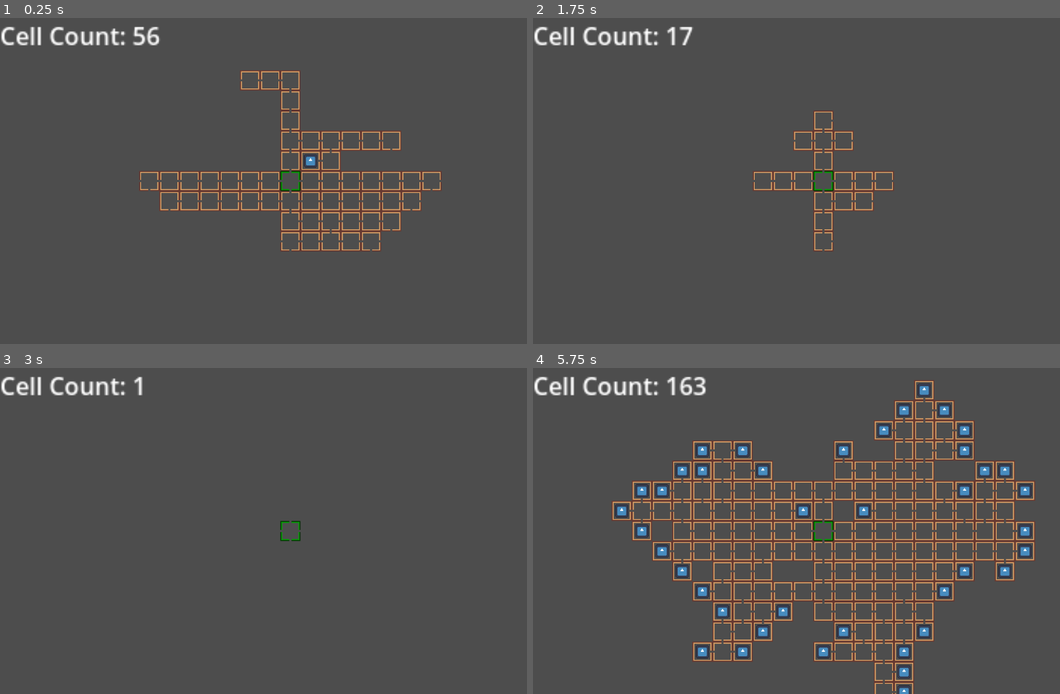
Above: before the commit, frames 1-4 (two rows, left to right).
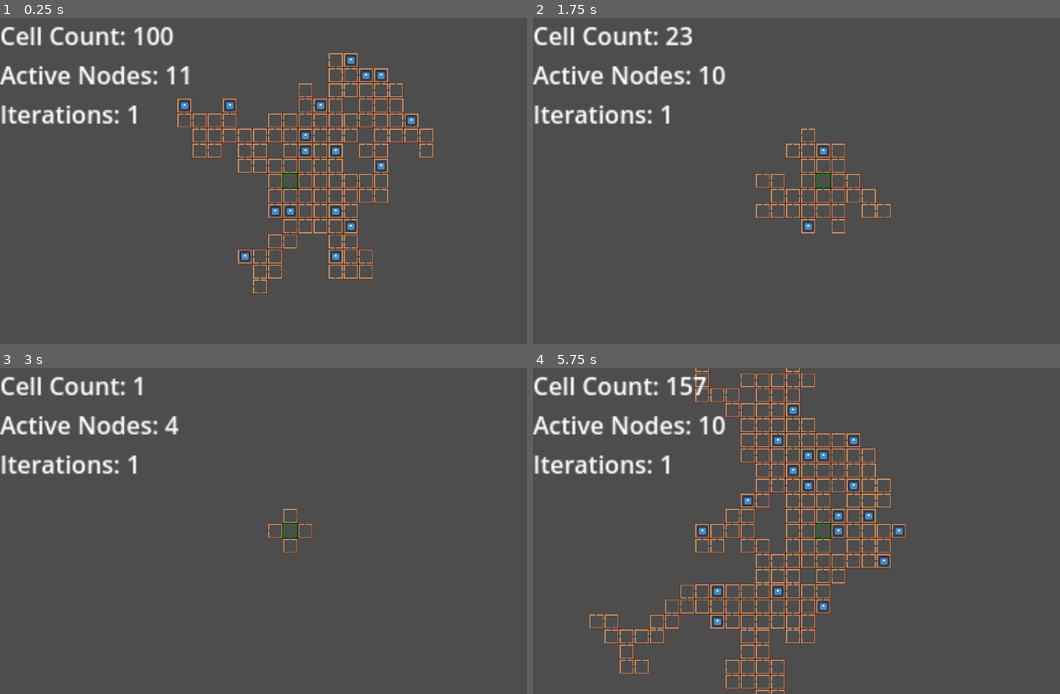
Above: after the commit, the same moments.

Repository: TreacherousDev/Cellular_Procedural_Generation
Game: Godot game, scene res://Scenes/map_generator.tscn
Same seed, same stepped clock (60 frames per second), same inputs: the game is played once before the commit and once after it. The engine's default icon, where the game draws it, is replaced by a stand-in: a white triangle on a blue panel in a dark square.
Inputs:
- Up to frame 1 (0.25 s): no input
- Up to frame 2 (1.75 s): tap Enter (ui_accept) at 0.5, 0.6, 0.77, 1.07, 1.35, 1.52 s
- Up to frame 3 (3 s): tap Enter (ui_accept) at 1.82, 2.1, 2.85 s
- Up to frame 4 (5.75 s): tap Enter (ui_accept) at 3.02, 3.32, 3.6, 3.77, 4.07, 4.35, 4.52, 4.82, 5.1 s

The runs differ from the first frame. In frame 1, 11% of the frame differs, in the area x 0-84%, y 2-85%; in frame 2, 4.4%; in frame 3, 2.0%; in frame 4, 24%, in the area x 0-96%, y 0-100%.
Error before the commit: Cannot call method 'queue_free' on a null value. (res://Code/map_generator.gd:18)
Error after the commit: Cannot call method 'queue_free' on a null value. (res://Code/map_generator.gd:33)

Commit message:
revised algorithm
creating more organic looking map shapes with the introduction and conditional testing of active nodes

Diff:
--- a/Code/cell_count.gd
+++ b/Code/cell_count.gd
@@ -1,8 +1,20 @@
 extends Label
 
 var count := 1
+var active := 1
+var active_display
+
+func _ready():
+	update_active()
+
+func update_active():
+	pass
+#	active_display = active
+#	await get_tree().create_timer(0.3).timeout
+#	update_active()
 
 # Called every frame. 'delta' is the elapsed time since the previous frame.
 func _physics_process(_delta):
 	count = get_tree().get_nodes_in_group("room").size()
-	text = "Cell Count: " + str(count)
+	active = get_tree().get_nodes_in_group("active").size()
+	text = "Cell Count: " + str(count) + "\nActive Nodes: " + str(active) + "\nIterations: " + str($"../..".iterations)
--- a/Code/map_generator.gd
+++ b/Code/map_generator.gd
@@ -8,10 +8,25 @@
 	add_child(newRoom)
 	newRoom.get_node("Sprite2D").modulate = Color(0,1,0)
 
+var active
+var is_zero : bool = false
+var countdown : float = 0.3
+var iterations : int = 1
+# Called every frame. 'delta' is the elapsed time since the previous frame.
+func _process(delta):
+	if Input.is_action_just_pressed("ui_accept"):
+		spawn_room()
 
-# Called every frame. 'delta' is the elapsed time since the previous frame.
-func _physics_process(_delta):
-	if Input.is_action_just_pressed("ui_accept"):
+	set_deferred("active", get_tree().get_nodes_in_group("active").size())
+	if active == 0:
+		countdown -= delta
+	else:
+		countdown = 0.3
+
+	if countdown < 0 and get_tree().get_nodes_in_group("room").size() > 270:
+		countdown = 0.3
+		iterations += 1
+		pass
 		spawn_room()
 
 func spawn_room():
--- a/Code/room_spawner.gd
+++ b/Code/room_spawner.gd
@@ -18,15 +18,13 @@
 
 #dictionary for room numbers, calculated by getting the sum of bit flags of the room. (updownleft = 1 + 2 + 4 = 7)
 @onready var room_values = {1: up, 2:left, 3:upleft, 4:down, 5:updown, 6:downleft, 7:updownleft, 8:right, 9:upright, 10:leftright, 11:upleftright, 12:downright, 13:updownright, 14:downleftright, 15:updownleftright}
-
 #bit flag for directions
 var direction_number : int
 
 #declare map size
-var max_cell_count :int = 150
+var max_cell_count :int = 300
 
 func _ready():
-	await get_tree().physics_frame
 	set_direction()
 	initiate_spawn_algorithm()
 
@@ -49,9 +47,12 @@
 
 #executes methods in order. this method is also called by a child when a spawning error occurs, reusing the code.
 func initiate_spawn_algorithm():
+	await get_tree().physics_frame
 	setup_variables()
 	detect_spawnable_areas()
-	spawn_rooms()
+	#entirely optional, but good for customization
+	manipulate_map()
+	call_deferred("spawn_rooms")
 
 #declare room variables
 var room
@@ -78,18 +79,14 @@
 	if $Right.is_colliding() == false:
 		spawnable_locations.append(8)
 	spawnable_locations.append(direction_number)
-
 	get_all_combinations(spawnable_locations)
 
-	#entirely optional, but good for customization
-	manipulate_map()
-
-	#remove closing rooms from list if other options are possible. this is to prevent the map from closing prematurely
-	if (spawnable_rooms.size() > 1):
-		spawnable_rooms.erase(1)
-		spawnable_rooms.erase(2)
-		spawnable_rooms.erase(4)
-		spawnable_rooms.erase(8)
+func delete_closer_rooms_from_set():
+	if spawnable_rooms.size() > 1:
+		spawnable_rooms.erase(up)
+		spawnable_rooms.erase(left)
+		spawnable_rooms.erase(down)
+		spawnable_rooms.erase(right)
 
 #MUST READ!!!
 #manipulate map generation with custom room pool, branch_depth can be used as a condition for more complex shaped maps
@@ -97,21 +94,26 @@
 #second number dictates how many times the value should be inserted (more times = better chance of spawning).
 #if you dont want any modifications, clear function body and replace it with pass instead
 func manipulate_map():
-	if get_parent().branch_depth < 6:
-		increase_spawn_frequency(5, 1)
-		increase_spawn_frequency(10, 80)
-	if get_parent().branch_depth > 6 and get_parent().branch_depth < 10:
-		increase_spawn_frequency(7, 4)
-		increase_spawn_frequency(11, 9)
-		increase_spawn_frequency(13, 2)
-		increase_spawn_frequency(14, 4)
+	pass
+	#EDITABLE PORTION
+	#USE THIS TO MODIFY SPAWN CONDITIONS
 
-#increases the pick chance of a certain room by putting more of it in the selection pool
-func increase_spawn_frequency(room_type: int, frequency: int):
+	add_room_to_pool(upleft, 3)
+	add_room_to_pool(upright, 3)
+	add_room_to_pool(downleft, 3)
+	add_room_to_pool(downright, 3)
+
+
+
+#methods to add or delete rooms from selection pool
+func add_room_to_pool(room_type: PackedScene, frequency: int):
 	if (spawnable_rooms.has(room_type)):
 		while (frequency > 0):
 			spawnable_rooms.append(room_type)
 			frequency -= 1
+func delete_room_from_pool(room_type: PackedScene):
+	if (spawnable_rooms.size() > 1):
+		spawnable_rooms.erase(room_type)
 
 #returns an array of all possible spawnable rooms given the preconditions
 func get_all_combinations(spawn_locs):
@@ -121,12 +123,11 @@
 #defines the loop that iterates through possible spawnable rooms
 func generate_combinations(spawn_locs, current_combination, index, result):
 	if index == spawn_locs.size():
-		if current_combination.size() > 0:
-			var group_sum = 0
-			if current_combination.has(direction_number):
-				for num in current_combination:
-					group_sum += num
-				spawnable_rooms.append(group_sum)
+		if current_combination.has(direction_number):
+			var sum = 0
+			for num in current_combination:
+				sum += num
+			spawnable_rooms.append(room_values[sum])
 		return
 
 	# Include current element in the combination
@@ -136,47 +137,52 @@
 	generate_combinations(spawn_locs, current_combination, index + 1, result)
 
 #rng for random selection
-#has_spawned flag to prevent the object from spawning another room after it has already done so (see on_area_entered)
 var rng = RandomNumberGenerator.new()
-var has_spawned = false
 
 func spawn_rooms():
-	has_spawned = false
-	#1 physics frame is fastest possible time between iterations. Use a timer instead if you want slower intervals
-	await get_tree().physics_frame
+	if spawnable_rooms.size() == 1:
+		remove_from_group("active")
+
+	var active_nodes = get_tree().get_nodes_in_group("active").size()
+	var cell_count = get_tree().get_nodes_in_group("room").size()
+
+	#delete closing rooms from options if the map has a high tendency to close by chance
+	if (active_nodes <= (8)):
+		delete_closer_rooms_from_set()
 
 	#selects a room to spawn based on the available room selection
-	var newRoom
-	var cell_count = get_node("/root/MapGenerator/CanvasLayer/Label").count
 	var num = rng.randi_range(1, spawnable_rooms.size())
-	room = room_values[spawnable_rooms[num-1]]
-
 	#spawns a branching room (if possible) if max rooms is not yet achieved, spawns a clsing room if it is.
 	if (cell_count < max_cell_count):
-		newRoom = room.instantiate()
+		room = spawnable_rooms[num-1]
 	else:
-		newRoom = room_values[direction_number].instantiate()
+		room = room_values[direction_number]
+	var newRoom = room.instantiate()
 
 	#deletes the matching spawning node of the child to prevent it from attempting to spawn a room ontop of its parent
+	#free is used instead of queue_free because we dont want it to be added to the active node count, causing the algorithm to break
 	match(direction_number):
 		1:
-			newRoom.get_node("Up").queue_free()
+			newRoom.get_node("Up").free()
 		2:
-			newRoom.get_node("Left").queue_free()
+			newRoom.get_node("Left").free()
 		4:
-			newRoom.get_node("Down").queue_free()
+			newRoom.get_node("Down").free()
 		8:
-			newRoom.get_node("Right").queue_free()
+			newRoom.get_node("Right").free()
 
-	#insert room to scene
+	#insert room to scene and apply respective branch depth
+	#branch depth can be used as a parameter for custom map designs (see manipulate map function)
 	newRoom.branch_depth = get_parent().branch_depth + 1
 	add_child(newRoom)
-	has_spawned = true
+	remove_from_group("active")
 
 #if this node collides with another spawner node (which means on the next turn they will have to share the same cell, deletes parents and tries again as to avoid conflict
 func _on_area_entered(area):
 	if (area.is_in_group("room_spawnpoint")):
 		if (get_parent().branch_depth >= area.get_parent().branch_depth):
-			if (get_parent().get_parent().has_spawned):
-				get_parent().get_parent().initiate_spawn_algorithm()
+			if (!get_parent().get_parent().is_in_group("active")):
+				remove_from_group("active")
+				get_parent().get_parent().add_to_group("active")
+				get_parent().get_parent().call_deferred("initiate_spawn_algorithm")
 				get_parent().queue_free()
--- a/Scenes/map_generator.tscn
+++ b/Scenes/map_generator.tscn
@@ -16,4 +16,4 @@
 script = ExtResource("2_mipsd")
 
 [node name="Camera2D" type="Camera2D" parent="."]
-zoom = Vector2(2, 2)
+zoom = Vector2(1.5, 1.5)
--- a/Scenes/room_spawner.tscn
+++ b/Scenes/room_spawner.tscn
@@ -6,7 +6,7 @@
 [sub_resource type="CircleShape2D" id="CircleShape2D_vaw4u"]
 radius = 2.0
 
-[node name="Spawner" type="Area2D" groups=["room_spawnpoint"]]
+[node name="Spawner" type="Area2D" groups=["active", "room_spawnpoint"]]
 collision_mask = 3
 script = ExtResource("1_j3htr")
 
